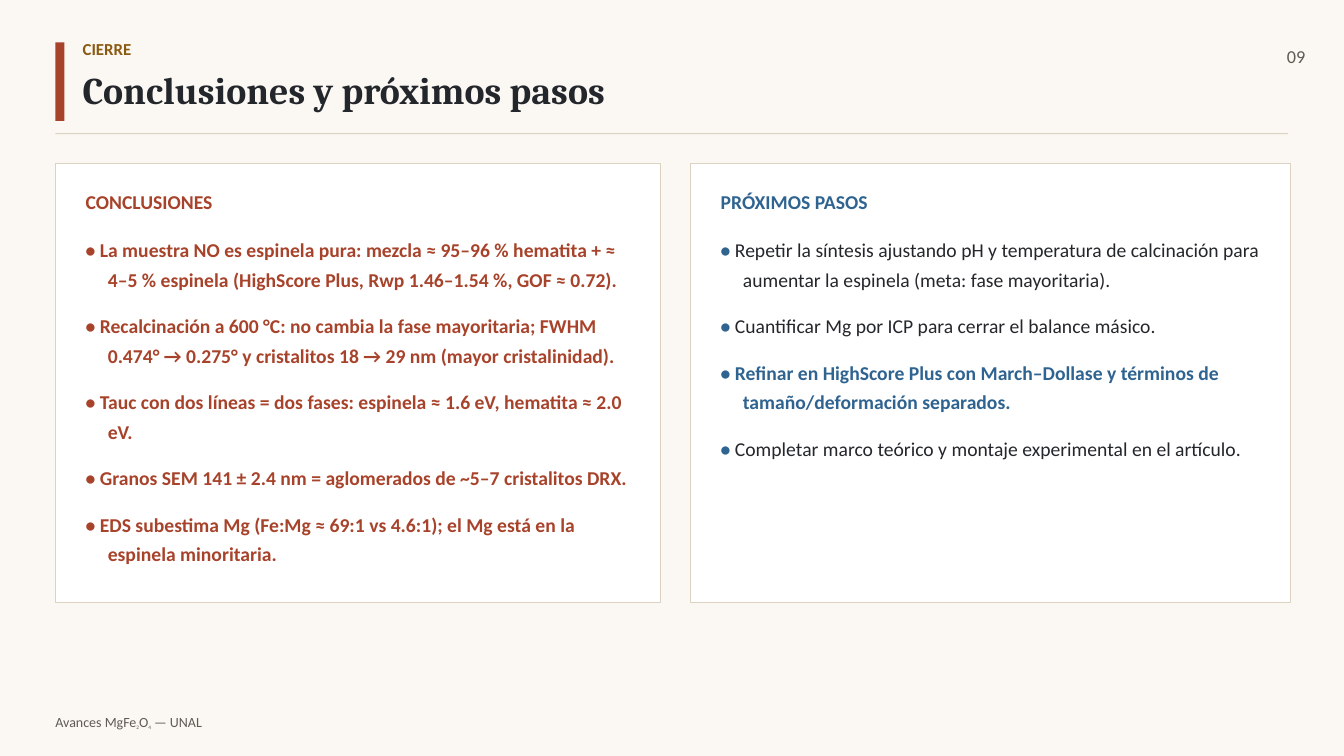
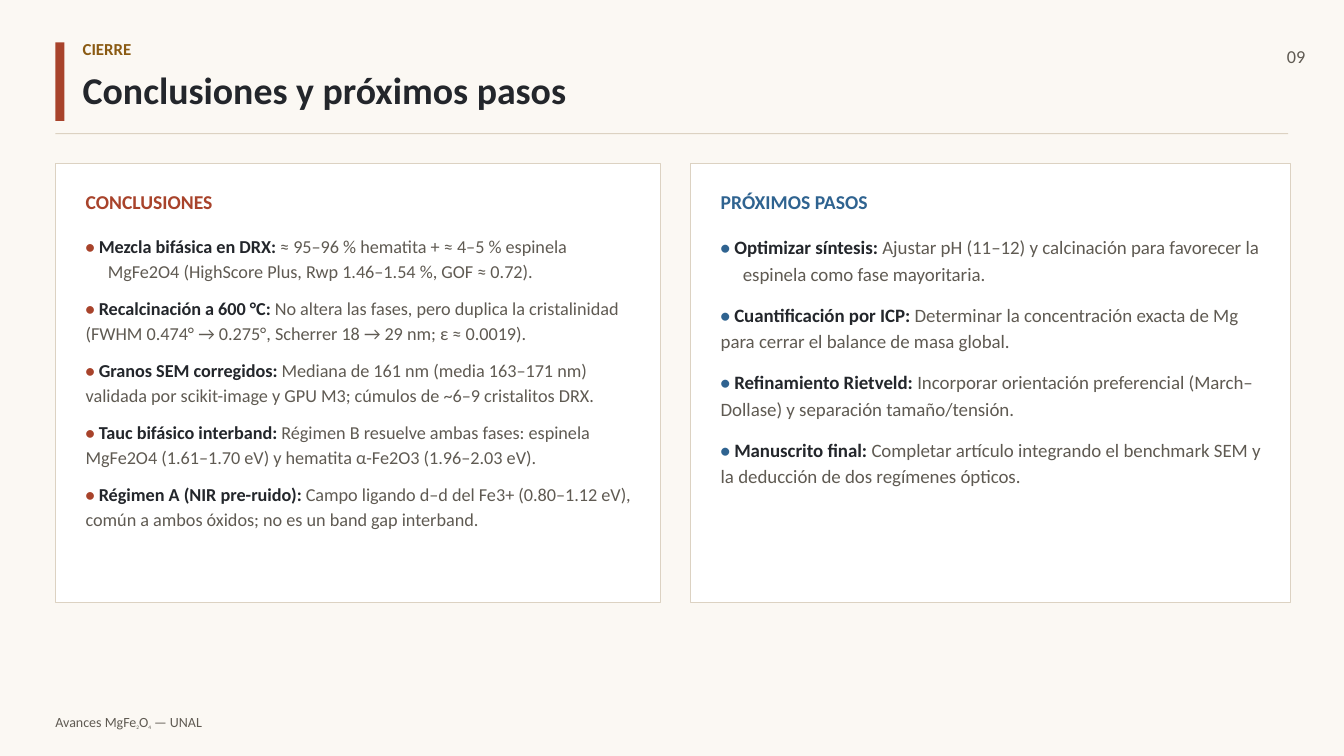
Before and after one commit to rifu-uni/tcb, a slide deck: slide 9 of article/Avances_MgFe2O4.pptx. Drawn at 1344x756 pixels with LibreOffice and Linux fonts; fonts in the diff are those of the drawing. Boxes give left, top, right and bottom in pixels: in the first picture for what was removed or moved away, otherwise in the second. Text is boxed around its words. In the diff, an @@ line names an element or a change of style, - is before the commit and + after.

```diff
--- a/article/Avances_MgFe2O4.pptx
+++ b/article/Avances_MgFe2O4.pptx
@@ text "Conclusiones y próximos pasos" at bbox=[83, 77, 566, 110]: font Cambria to Calibri @@
@@ text at bbox=[86, 240, 630, 529]: text changed; size 14 to 13 pt; text colour #A8432B to #5F5A52; bold off @@
-• La muestra NO es espinela pura: mezcla ≈ 95–96 % hematita + ≈ 4–5 % espinela (HighScore Plus, Rwp 1.46–1.54 %, GOF ≈ 0.72).
-• Recalcinación a 600 °C: no cambia la fase mayoritaria; FWHM 0.474° → 0.275° y cristalitos 18 → 29 nm (mayor cristalinidad).
-• Tauc con dos líneas = dos fases: espinela ≈ 1.6 eV, hematita ≈ 2.0 eV.
-• Granos SEM 141 ± 2.4 nm = aglomerados de ~5–7 cristalitos DRX.
-• EDS subestima Mg (Fe:Mg ≈ 69:1 vs 4.6:1); el Mg está en la espinela minoritaria.
+• Mezcla bifásica en DRX: ≈ 95–96 % hematita + ≈ 4–5 % espinela MgFe2O4 (HighScore Plus, Rwp 1.46–1.54 %, GOF ≈ 0.72).
+• Recalcinación a 600 °C: No altera las fases, pero duplica la cristalinidad (FWHM 0.474° → 0.275°, Scherrer 18 → 29 nm; ε ≈ 0.0019).
+• Granos SEM corregidos: Mediana de 161 nm (media 163–171 nm) validada por scikit-image y GPU M3; cúmulos de ~6–9 cristalitos DRX.
+• Tauc bifásico interband: Régimen B resuelve ambas fases: espinela MgFe2O4 (1.61–1.70 eV) y hematita α-Fe2O3 (1.96–2.03 eV).
+• Régimen A (NIR pre-ruido): Campo ligando d–d del Fe3+ (0.80–1.12 eV), común a ambos óxidos; no es un band gap interband.
@@ text at bbox=[721, 240, 1261, 486]: text changed; size 14 to 13.5 pt; text colour #23262B to #5F5A52 @@
-• Repetir la síntesis ajustando pH y temperatura de calcinación para aumentar la espinela (meta: fase mayoritaria).
-• Cuantificar Mg por ICP para cerrar el balance másico.
-• Refinar en HighScore Plus con March–Dollase y términos de tamaño/deformación separados.
-• Completar marco teórico y montaje experimental en el artículo.
+• Optimizar síntesis: Ajustar pH (11–12) y calcinación para favorecer la espinela como fase mayoritaria.
+• Cuantificación por ICP: Determinar la concentración exacta de Mg para cerrar el balance de masa global.
+• Refinamiento Rietveld: Incorporar orientación preferencial (March–Dollase) y separación tamaño/tensión.
+• Manuscrito final: Completar artículo integrando el benchmark SEM y la deducción de dos regímenes ópticos.
```
Also in this commit, not shown: 3 other slides changed, 6 other files.
